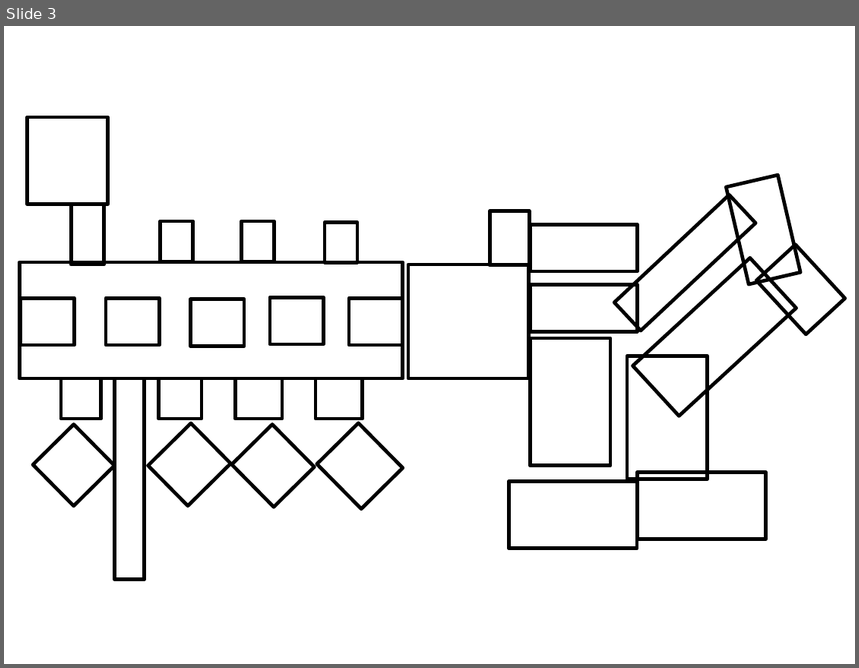
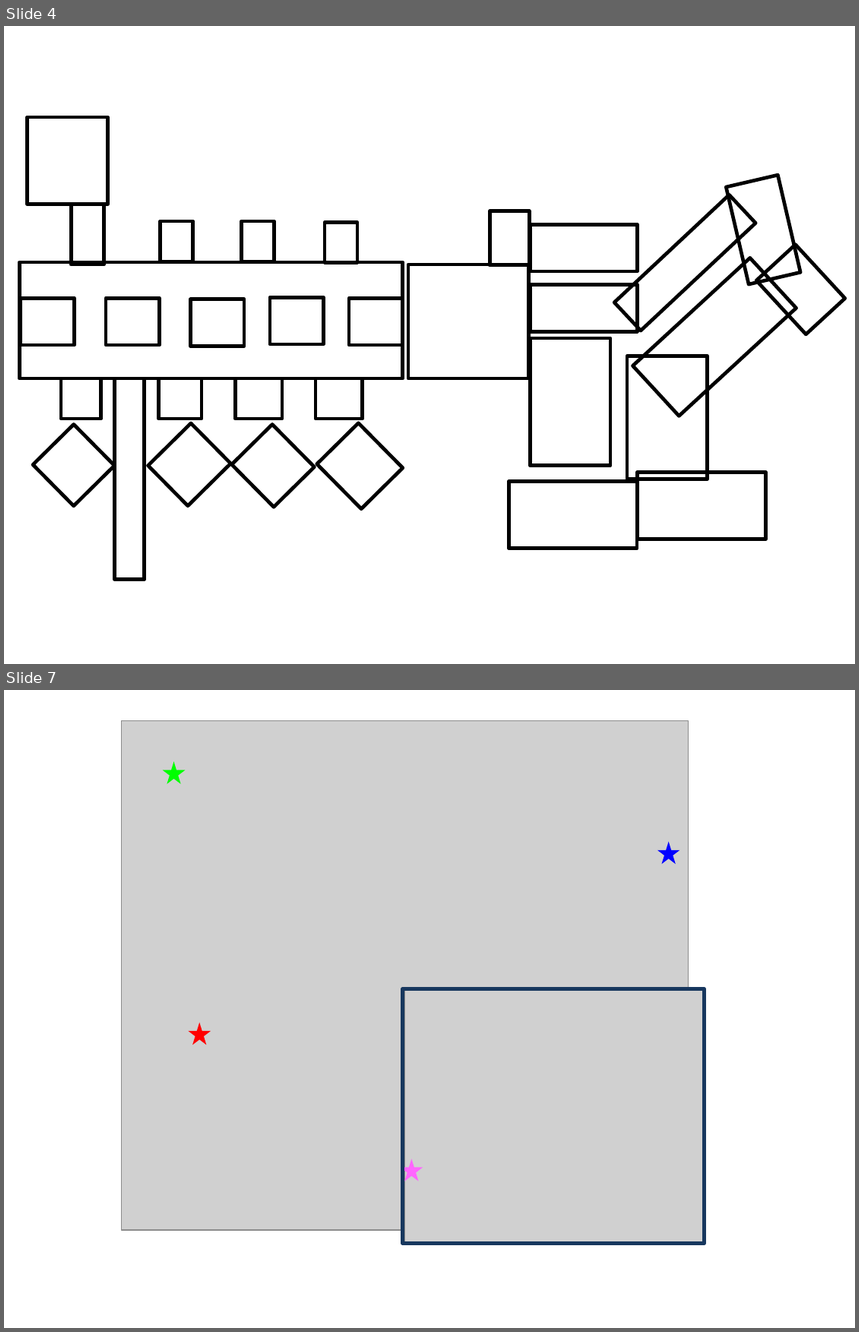
Before and after one commit to magiratex/LocalMania, a slide deck: sim2/makepic.pptx. Shown one above the other, each under a label of ours: slide 3 before the commit, slides 4 and 7 after it; the slides between them are not shown. The pictures are 859x668 and 859x1332 pixels, drawn with LibreOffice and Linux fonts; fonts in the diff are those of the drawing; grey boxes stand for pictures. Boxes give left, top, right and bottom in pixels: in the first picture for what was removed or moved away, otherwise in the second. Text is boxed around its words. In the diff, an @@ line names an element or a change of style, - is before the commit and + after.

```diff
--- a/sim2/makepic.pptx
+++ b/sim2/makepic.pptx
@@ slide 7 added at (4,690,855,1328), background #FFFFFF @@
@@ picture added at (122,720,690,1230) @@
@@ star added at (162,761,184,783), fill #00FF00 @@
@@ star added at (658,841,680,863), fill #0000FF @@
@@ rectangle added at (403,989,705,1243), outline #17375E 3 pt @@
@@ picture added at (405,989,704,1244) @@
@@ star added at (189,1023,211,1045), fill #FF0000 @@
@@ star added at (401,1159,423,1181), fill #FF66FF @@
@@ what was slide 3 is now slide 4 @@
```
Also in this commit, not shown: 3 other slides added, 13 other files.
